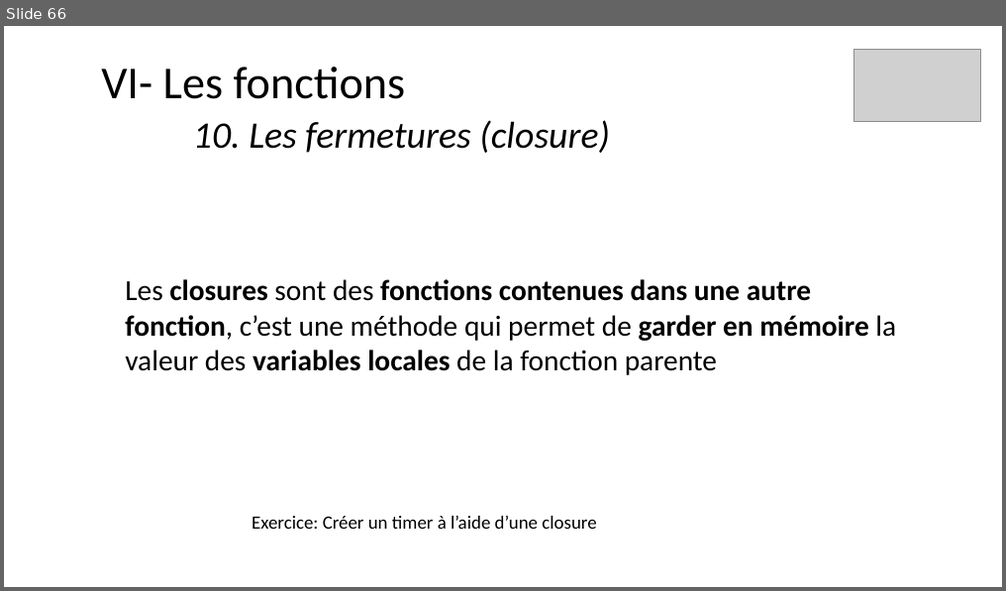
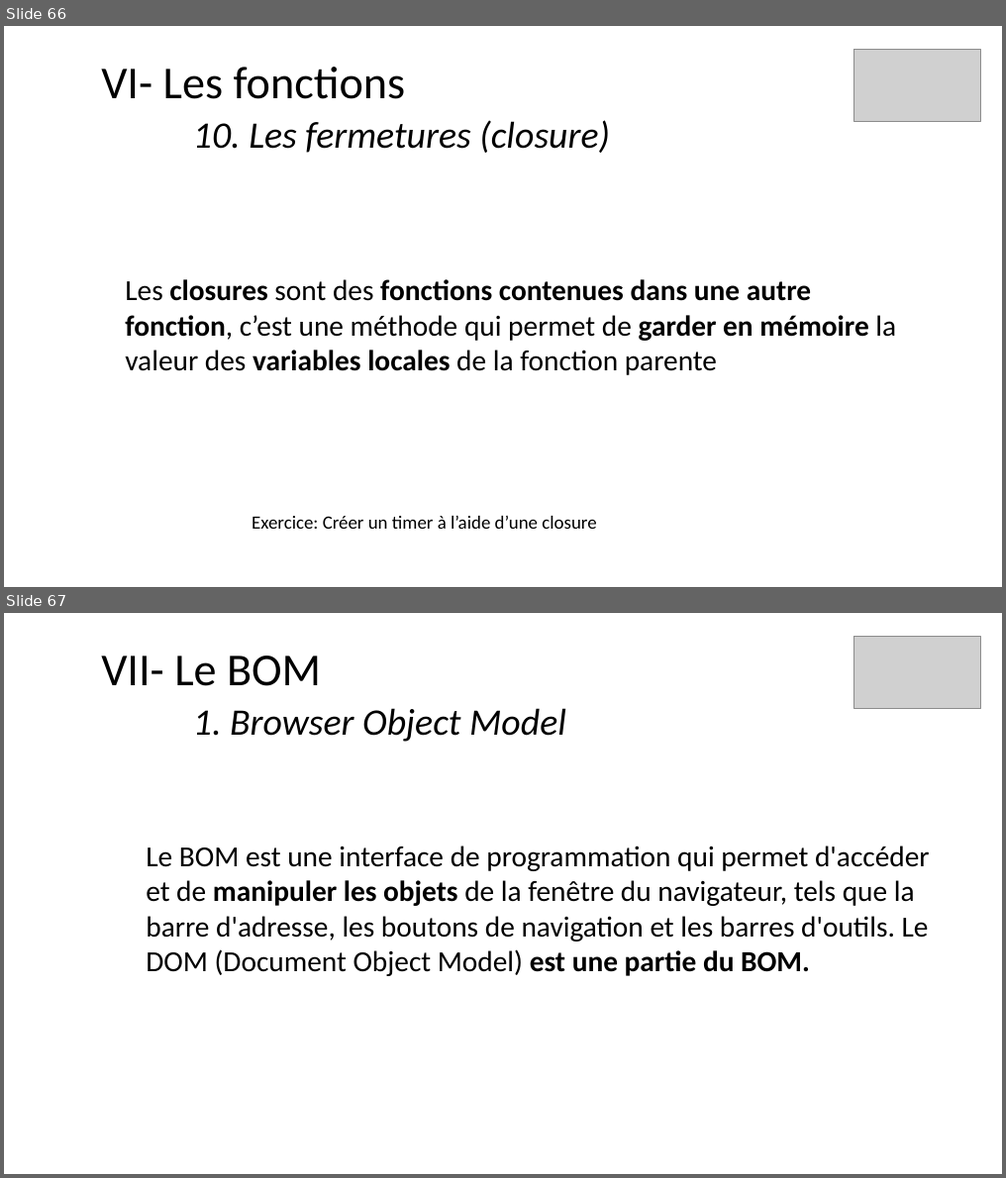
Before and after one commit to ArMb57/JavaScript, a slide deck: cours.pptx. Shown one above the other, each under a label of ours: slide 66 before the commit, slides 66 and 67 after it. The pictures are 1006x591 and 1006x1178 pixels, drawn with LibreOffice and Linux fonts; fonts in the diff are those of the drawing; grey boxes stand for pictures. Boxes give left, top, right and bottom in pixels: in the first picture for what was removed or moved away, otherwise in the second. Text is boxed around its words. In the diff, an @@ line names an element or a change of style, - is before the commit and + after.

```diff
--- a/cours.pptx
+++ b/cours.pptx
@@ slide 67 added at <box>4,613,1002,1174</box>, background #FFFFFF @@
@@ picture added at <box>853,636,981,708</box> @@
@@ title added at <box>101,656,566,742</box>, 36 pt, text #000000, italic @@
+VII- Le BOM
+1. Browser Object Model
@@ text added at <box>146,846,930,976</box>, 28 pt, text #000000 @@
+Le BOM est une interface de programmation qui permet d'accéder et de manipuler les objets de la fenêtre du navigateur, tels que la barre d'adresse, les boutons de navigation et les barres d'outils. Le DOM (Document Object Model) est une partie du BOM.
```
Also in this commit, not shown: 19 other slides added, 4 other files.
